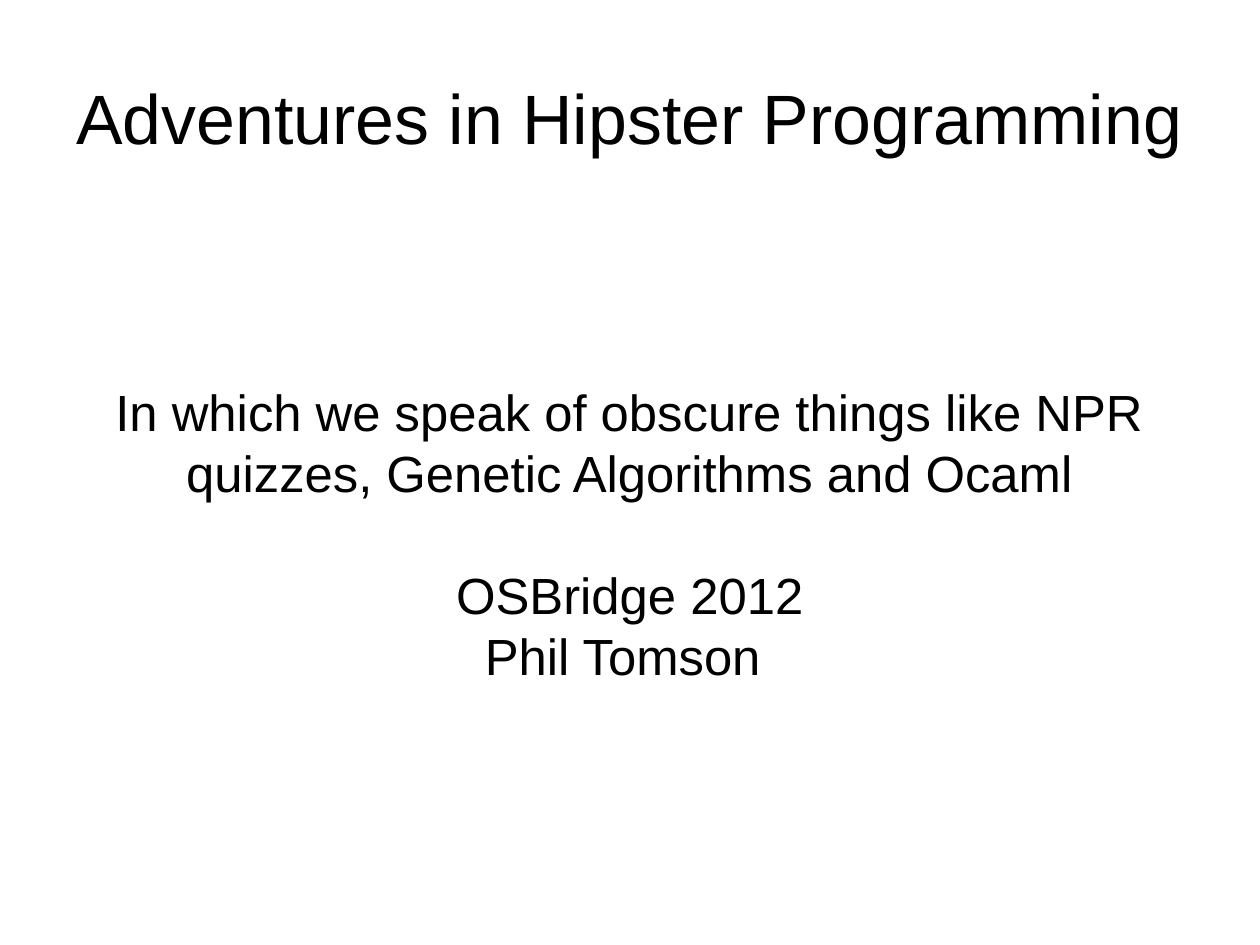
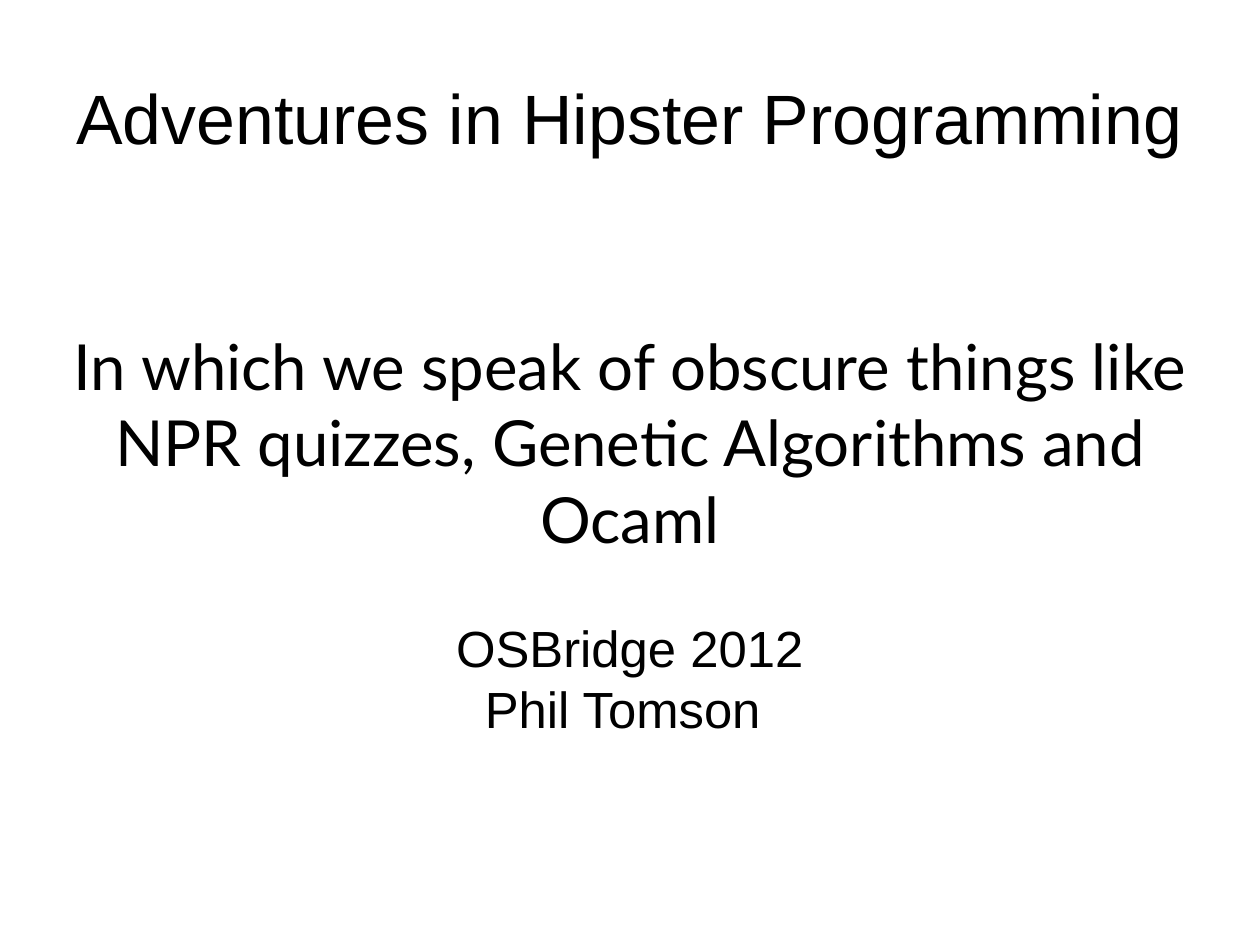
Before and after one commit to philtomson/OSBridge2012Talk, a slide deck: slide 1 of OSBridge2012.odp. Drawn at 1260x945 pixels with LibreOffice and Linux fonts; fonts in the diff are those of the drawing. Boxes give left, top, right and bottom in pixels: in the first picture for what was removed or moved away, otherwise in the second. Text is boxed around its words. In the diff, an @@ line names an element or a change of style, - is before the commit and + after.

```diff
--- a/OSBridge2012.odp
+++ b/OSBridge2012.odp
@@ subtitle at box(74, 343, 1186, 544): size 32 to 40 pt, font Arial to Lato in "In which we speak of obscure things ..." @@
```
Also in this commit, not shown: 7 other slides changed, 7 slides added.
